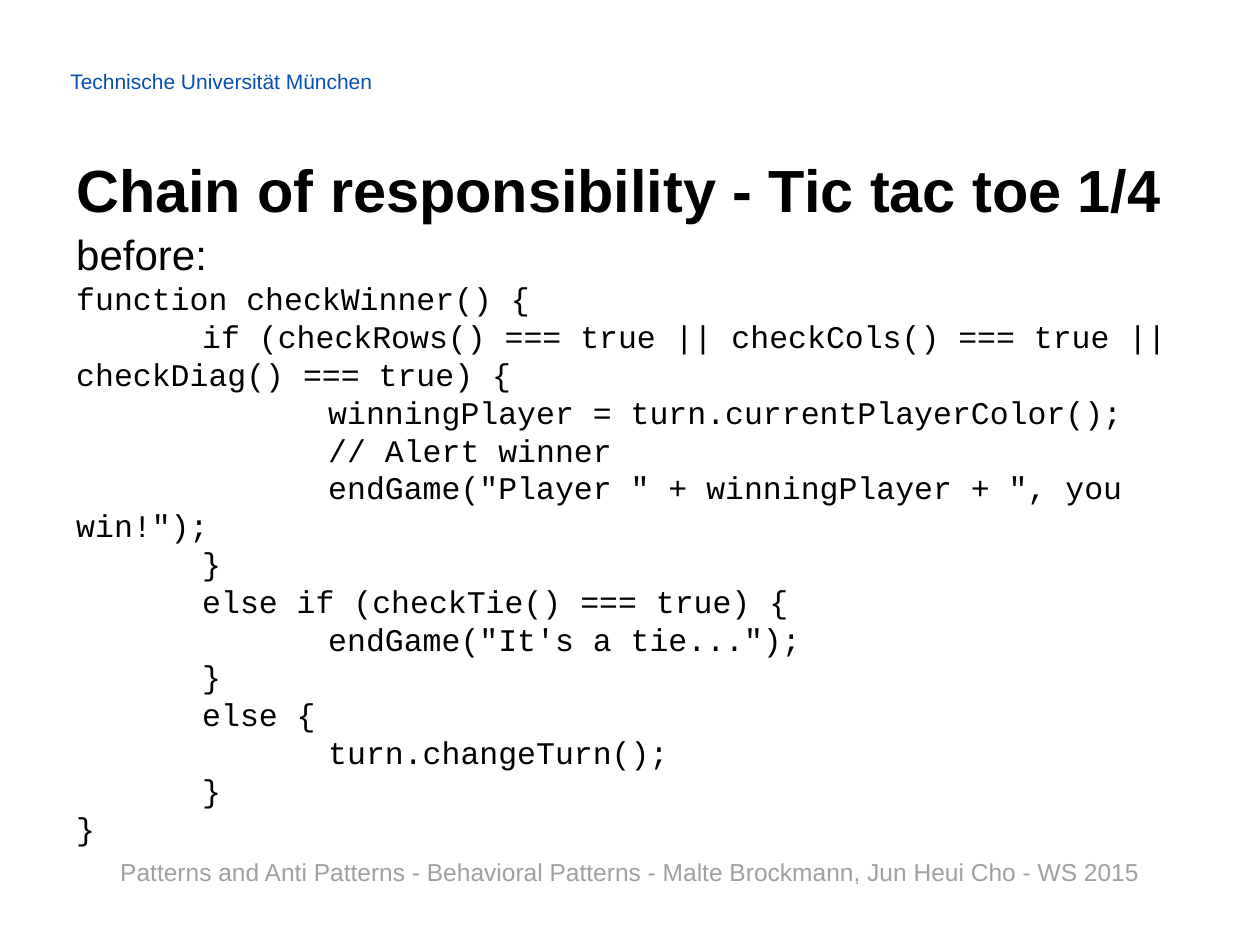
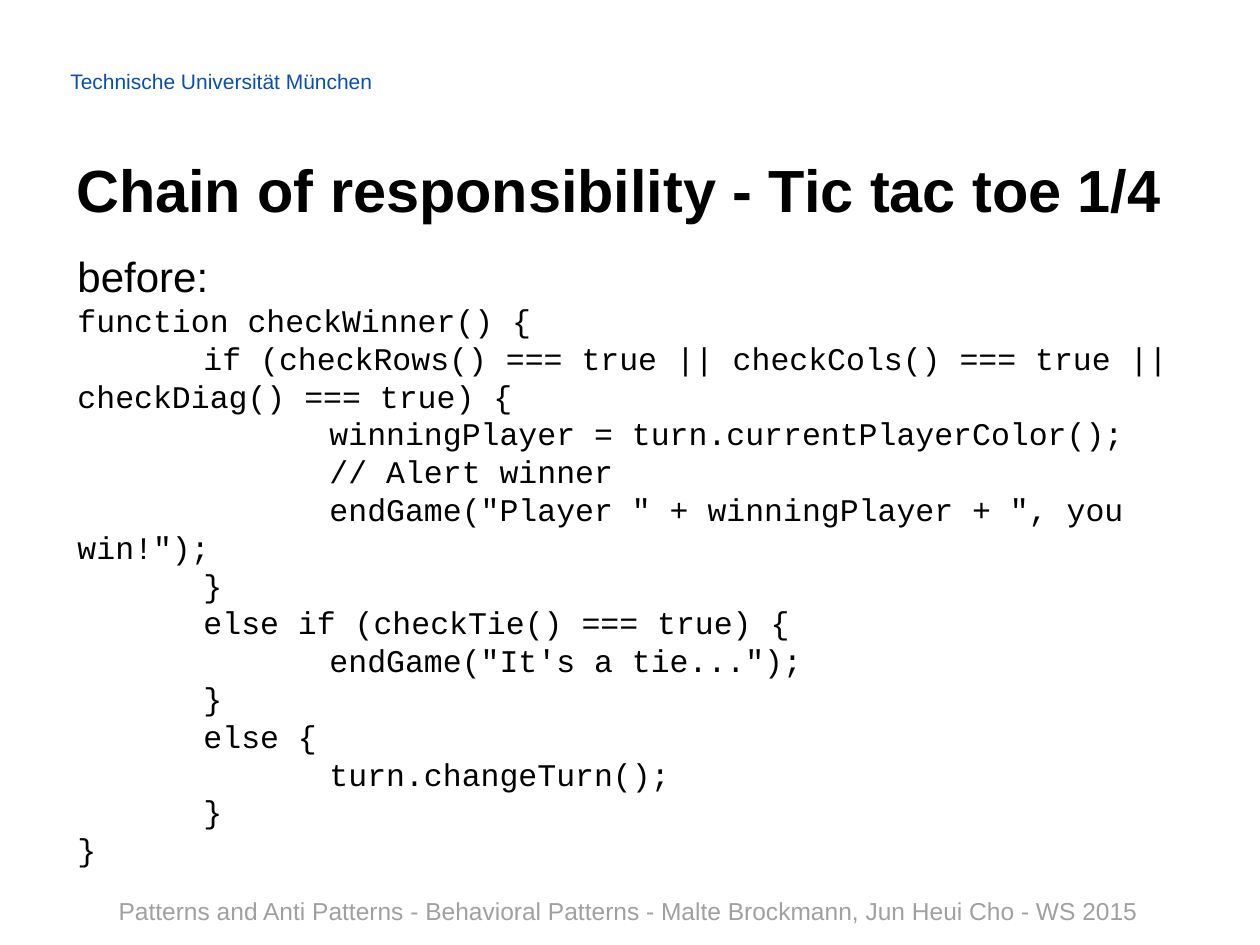
Before and after one commit to Painted6/Behavioral-design-patterns, a slide deck: slide 19 of Behavioral Patterns - JS Patterns and Anti Patterns.pptx (slide 18 before the commit). Drawn at 1260x945 pixels with LibreOffice and Linux fonts; fonts in the diff are those of the drawing; background and template pictures are left out. Boxes give left, top, right and bottom in pixels: in the first picture for what was removed or moved away, otherwise in the second. Text is boxed around its words. In the diff, an @@ line names an element or a change of style, - is before the commit and + after.

```diff
--- a/Behavioral Patterns - JS Patterns and Anti Patterns.pptx
+++ b/Behavioral Patterns - JS Patterns and Anti Patterns.pptx
@@ text "before:" moved from (x1=76, y1=239, x2=1122, y2=771) to (x1=77, y1=261, x2=1124, y2=793) @@
@@ text removed at (x1=120, y1=863, x2=1139, y2=884) @@
-Patterns and Anti Patterns - Behavioral Patterns - Malte Brockmann, Jun Heui Cho - WS 2015
@@ text added at (x1=119, y1=902, x2=1137, y2=923), 14 pt, text #A0A0A0 @@
+Patterns and Anti Patterns - Behavioral Patterns - Malte Brockmann, Jun Heui Cho - WS 2015
```
Also in this commit, not shown: 28 other slides changed, 2 slides added.
